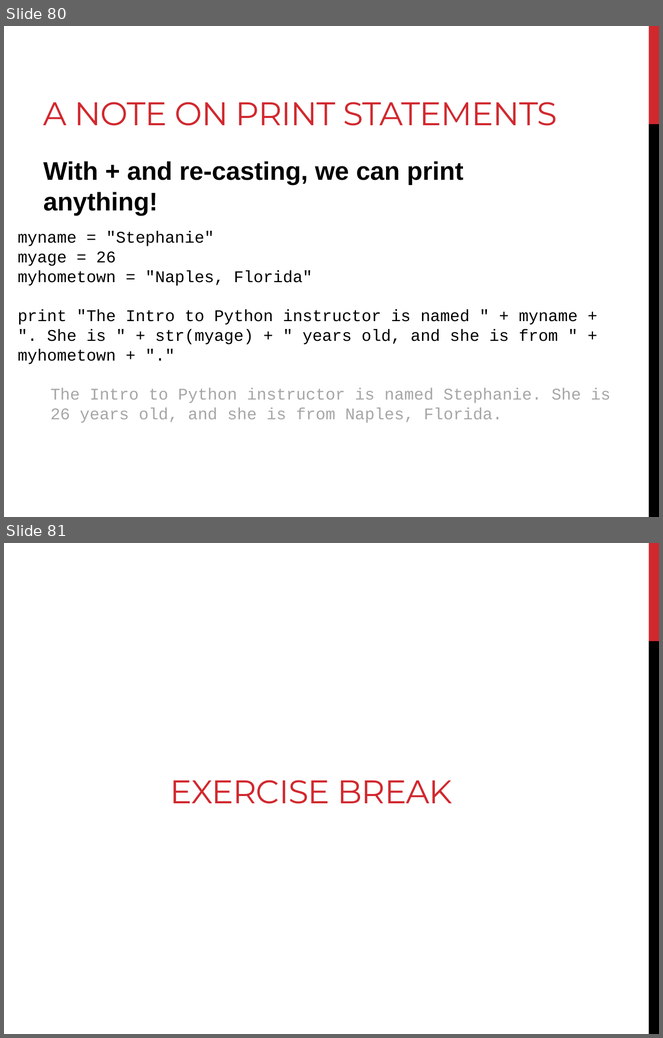
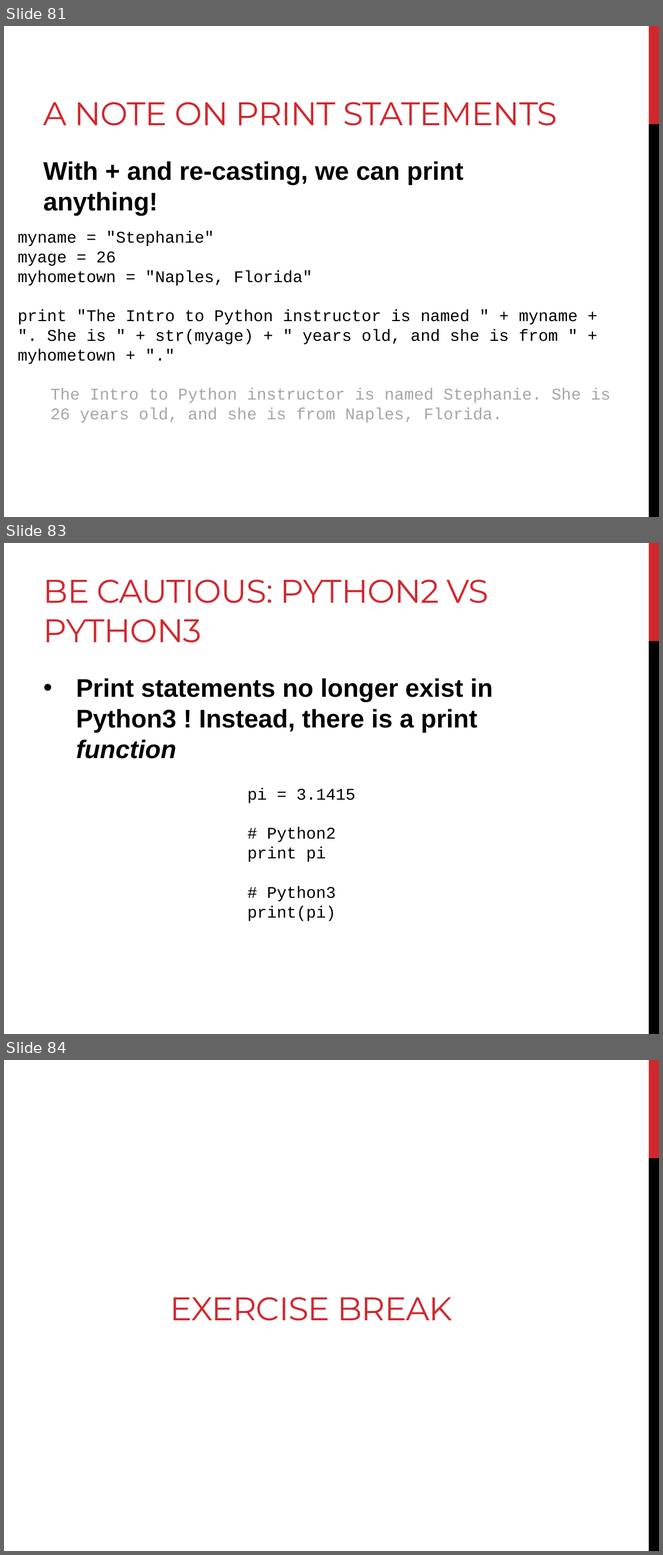
Before and after one commit to BjornFJohansson/ccbb_bigdata2015_python, a slide deck: slides/slides_day1.pptx. Shown one above the other, each under a label of ours: slides 80 and 81 before the commit, slides 81, 83 and 84 after it; the slides between them are not shown. The pictures are 663x1038 and 663x1555 pixels, drawn with LibreOffice and Linux fonts; fonts in the diff are those of the drawing. Boxes give left, top, right and bottom in pixels: in the first picture for what was removed or moved away, otherwise in the second. Text is boxed around its words. In the diff, an @@ line names an element or a change of style, - is before the commit and + after.

```diff
--- a/slides/slides_day1.pptx
+++ b/slides/slides_day1.pptx
@@ slide 83 added at bbox=[4, 543, 659, 1034], background #FFFFFF; not listed: 2 template elements that a slide beside it also shows @@
@@ title added at bbox=[44, 579, 489, 643], 36 pt, text #D1282E @@
+BE CAUTIOUS: PYTHON2 VS PYTHON3
@@ text added at bbox=[76, 678, 493, 759], 28 pt, text #000000, bold @@
+• Print statements no longer exist in Python3 ! Instead, there is a print function
@@ text added at bbox=[247, 788, 356, 922], 18 pt, text #000000 @@
+pi = 3.1415
+# Python2
+print pi
+# Python3
+print(pi)
@@ what was slide 80 is now slide 81 @@
@@ what was slide 81 is now slide 84 @@
```
Also in this commit, not shown: 7 slides changed, 3 other slides added, 1 slide removed, 1 other file.
